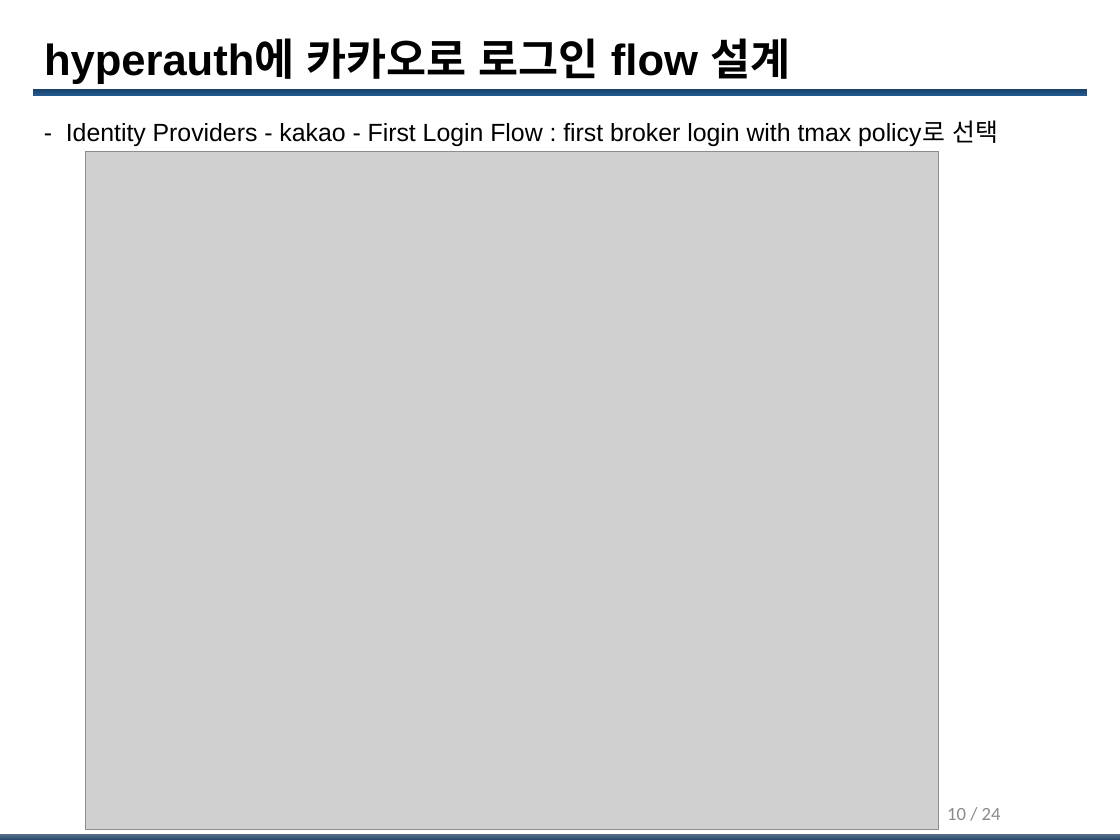
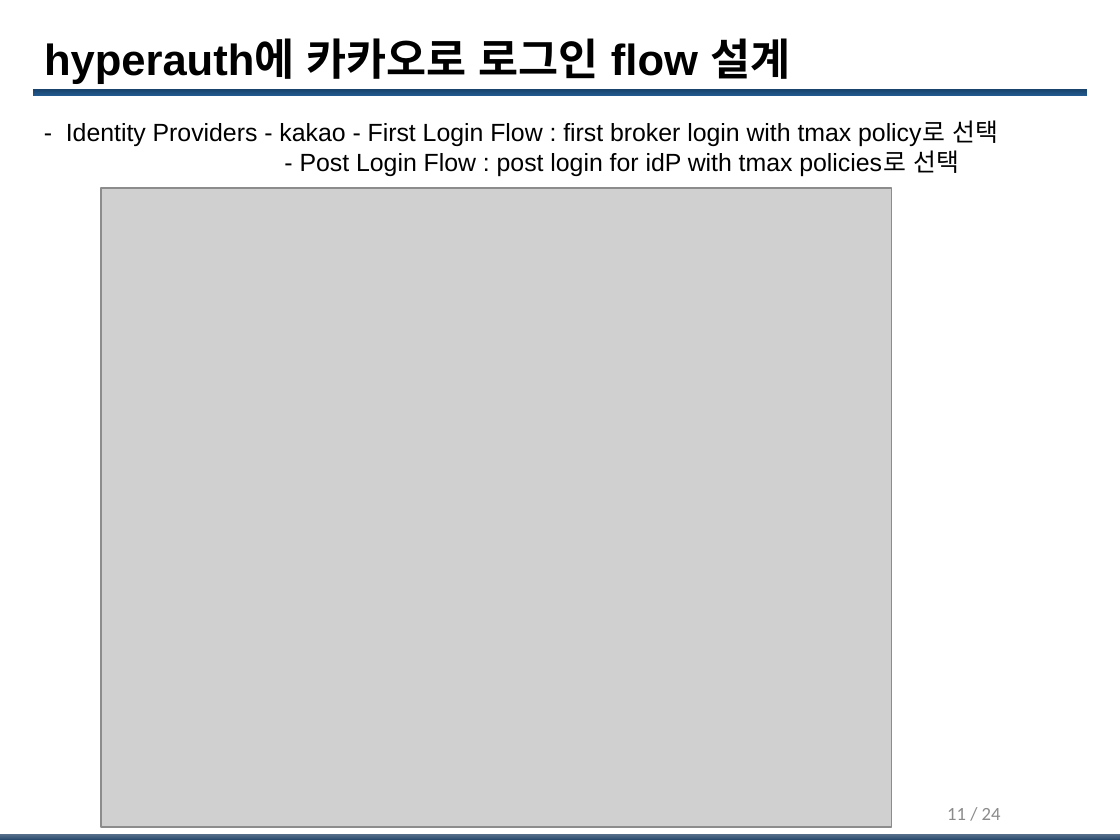
Before and after one commit to tmax-cloud/hyperauth, a slide deck: slide 11 of kakako_login_guide.pptx (slide 10 before the commit). Drawn at 1120x840 pixels with LibreOffice and Linux fonts; fonts in the diff are those of the drawing; grey boxes stand for pictures; background and template pictures are left out. Boxes give left, top, right and bottom in pixels: in the first picture for what was removed or moved away, otherwise in the second. Text is boxed around its words. In the diff, an @@ line names an element or a change of style, - is before the commit and + after.

```diff
--- a/kakako_login_guide.pptx
+++ b/kakako_login_guide.pptx
@@ text at box(300, 145, 959, 176): paragraph added @@
+- Post Login Flow : post login for idP with tmax policies로 선택
@@ picture: place and size @@
-picture at box(85, 151, 939, 829)
+picture at box(101, 188, 892, 828)
@@ page number at box(947, 808, 1001, 820): text changed @@
-10 / 24
+11 / 24
```
Also in this commit, not shown: 1 slide added.
